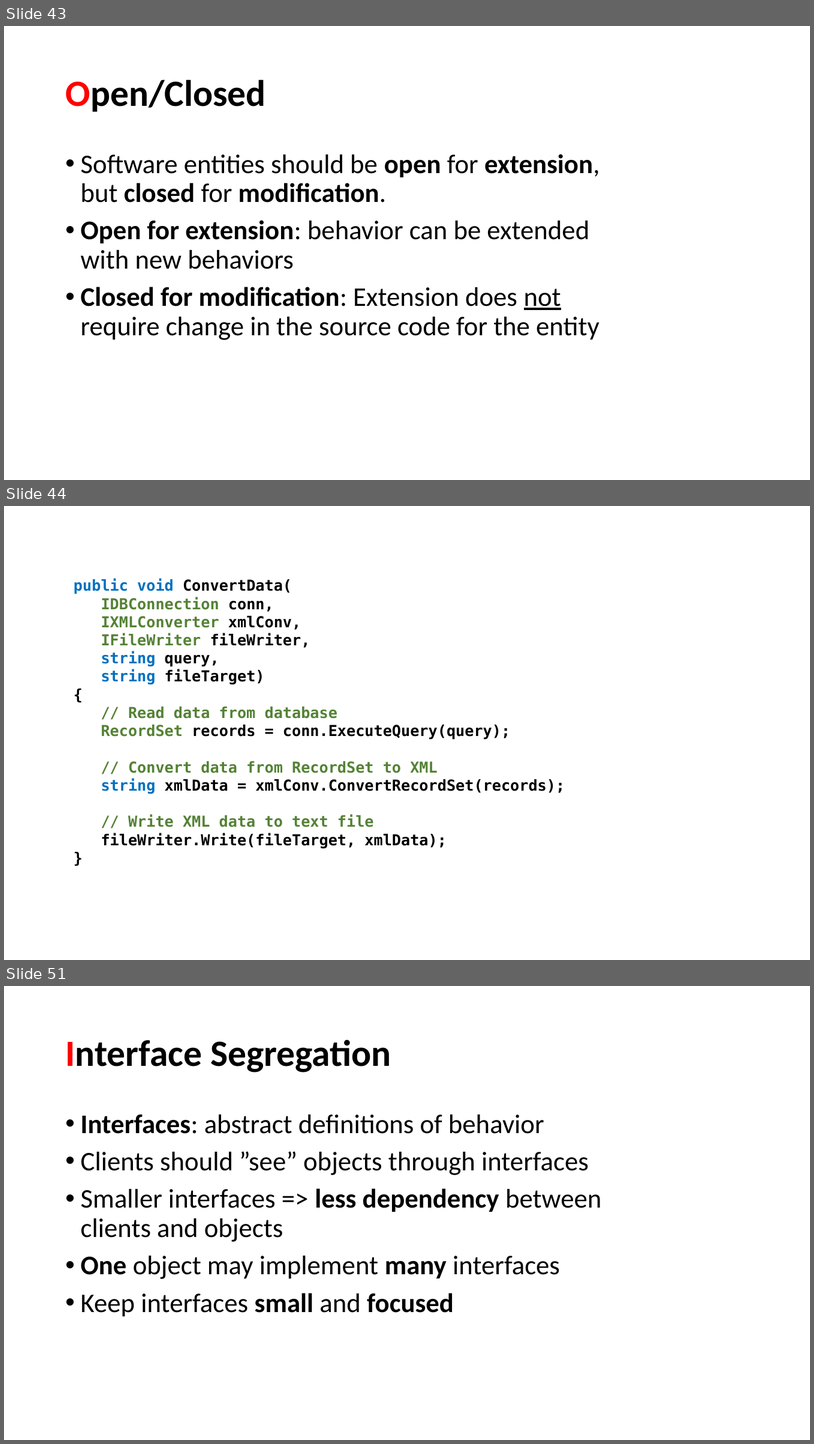
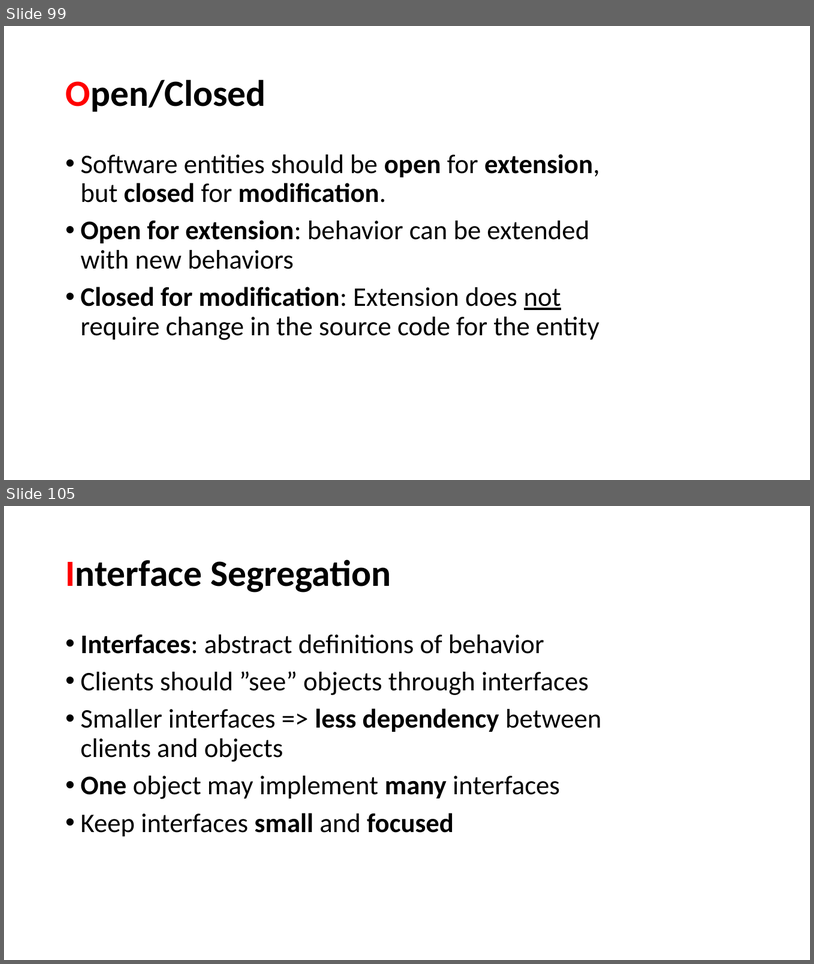
Before and after one commit to perl-easj/OOProg, a slide deck: Chap/SOLID/Presentations/SOLID.pptx. Shown one above the other, each under a label of ours: slides 43, 44 and 51 before the commit, slides 99 and 105 after it; the slides between them are not shown. The pictures are 814x1444 and 814x964 pixels, drawn with LibreOffice and Linux fonts; fonts in the diff are those of the drawing. Boxes give left, top, right and bottom in pixels: in the first picture for what was removed or moved away, otherwise in the second. Text is boxed around its words. In the diff, an @@ line names an element or a change of style, - is before the commit and + after.

```diff
--- a/Chap/SOLID/Presentations/SOLID.pptx
+++ b/Chap/SOLID/Presentations/SOLID.pptx
@@ slide 44 removed at bbox=[4, 506, 810, 960], background #FFFFFF @@
@@ text removed at bbox=[74, 578, 565, 849] @@
-public void ConvertData(
-IDBConnection conn,
-IXMLConverter xmlConv,
-IFileWriter fileWriter,
-string query,
-string fileTarget)
-{
-// Read data from database
-RecordSet records = conn.ExecuteQuery(query);
-// Convert data from RecordSet to XML
-string xmlData = xmlConv.ConvertRecordSet(records);
-// Write XML data to text file
-fileWriter.Write(fileTarget, xmlData);
-}
@@ what was slide 43 is now slide 99 @@
@@ what was slide 51 is now slide 105 @@
```
Also in this commit, not shown: 15 slides changed, 17 slides added, 28 other slides removed, 1 other file.
